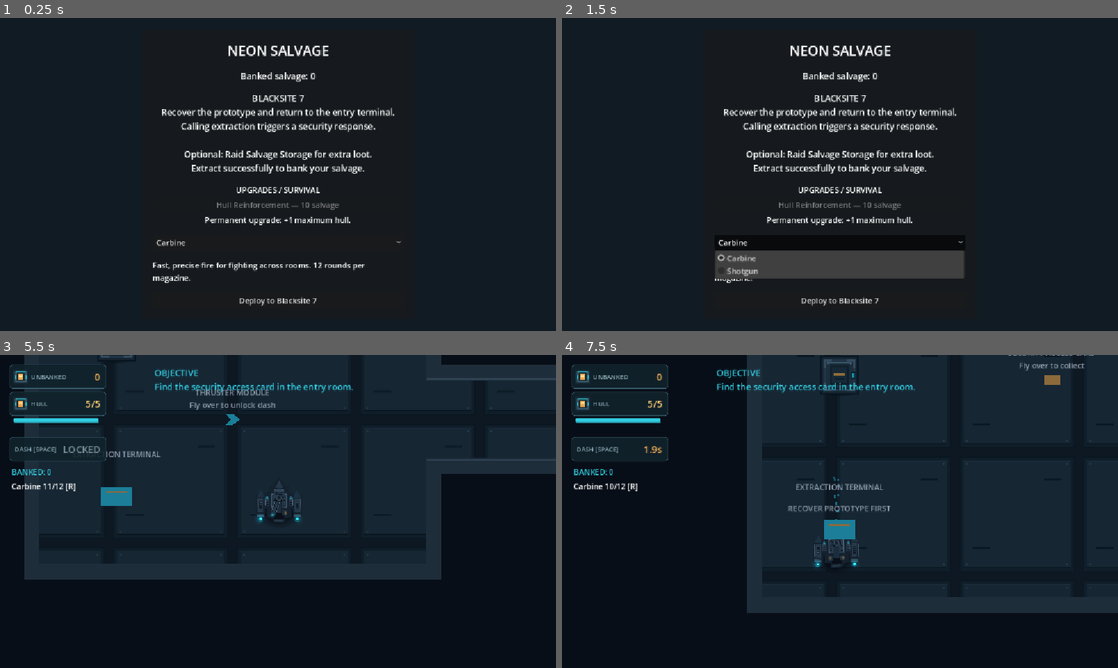
Above: before the commit, frames 1-4 (two rows, left to right).
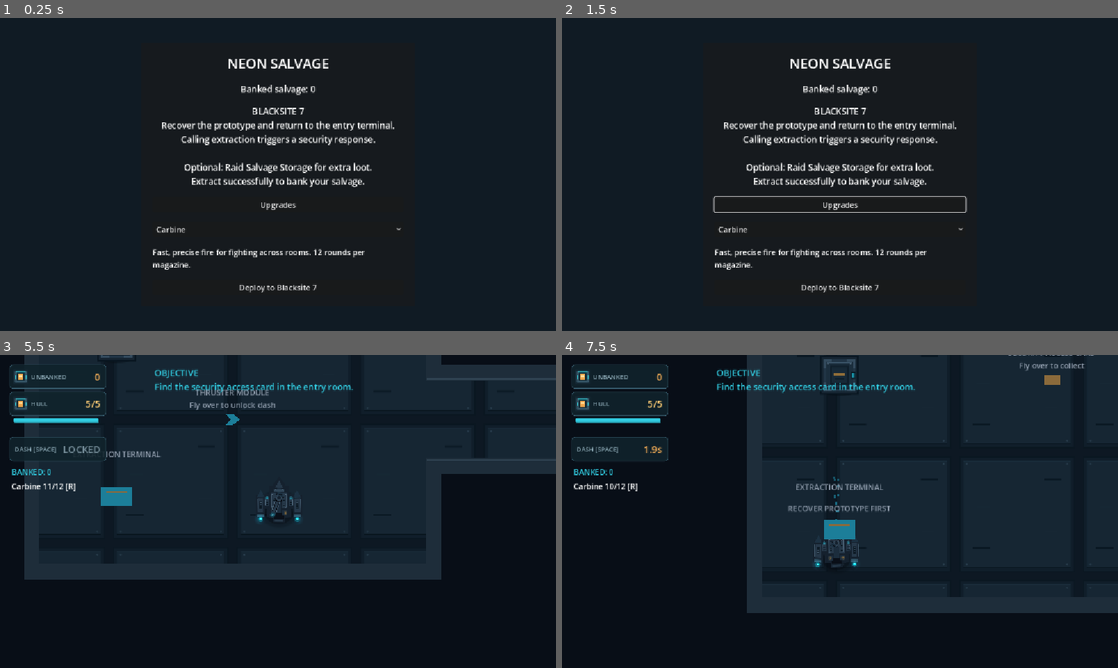
Above: after the commit, the same moments.

Repository: lolalolabob123/NeonSalvage-Godot
Game: Godot game, scene res://scenes/ui/PreperationScreen.tscn
The game is run twice, just before and just after one commit, with the same random seed, the same clock (stepped at 60 frames per second) and the same inputs.
Inputs (mouse positions are in pixels of both pictures, inside the frame that each line leads up to):
- Up to frame 1 (0.25 s): no input
- Up to frame 2 (1.5 s): click (840, 205) at 0.5 s, where only the run after the commit has a clickable "Upgrades"; click (840, 233) at 1.25 s, where only the run after the commit has a clickable "Back to Preparation"
- Up to frame 3 (5.5 s): click "Deploy to Blacksite 7" at 2 s; tap Enter at 2.75 s; move the mouse to (400, 495) at 2.77 s; hold D (move_right) 2.78-3.53 s; tap Space (dash) at 2.85, 5.1 s; move the mouse to (166, 527) at 3.52 s; hold S (move_down) 3.53-4.28 s; click (166, 527) at 3.6 s; move the mouse to (333, 442) at 4.27 s; hold D (move_right) 4.28-5.03 s; hold E (interact) 4.28-5.03 s; move the mouse to (250, 574) at 5.02 s; hold W (move_up) from 5.03 s (still down)
- Up to frame 4 (7.5 s): move the mouse to (1006, 558) at 5.77 s; release W (move_up) at 5.78 s; hold A (move_left) 5.78-7.28 s; click (1006, 558) at 5.85 s; move the mouse to (673, 464) at 6.52 s; tap E (interact) at 6.6 s; move the mouse to (867, 511) at 7.27 s; hold S (move_down) from 7.28 s (still down); tap Space (dash) at 7.35 s

The runs differ from the first frame. In frame 1, 6.9% of the frame differs, in the area x 27-73%, y 8-92%; in frame 2, 10%; in frame 3, less than 0.1%; in frame 4, less than 0.1%.

Commit message:
Started building the skill tree

Diff:
--- a/neon-salvage/scenes/ui/PreperationScreen.tscn
+++ b/neon-salvage/scenes/ui/PreperationScreen.tscn
@@ -2,6 +2,7 @@
 
 [ext_resource type="Script" uid="uid://or6hof2aipoc" path="res://scripts/ui/preperation_screen.gd" id="1_e7rqc"]
 [ext_resource type="PackedScene" uid="uid://clvv1eri84hdl" path="res://scenes/levels/Blacksite7_VisualTest.tscn" id="2_jcvlb"]
+[ext_resource type="PackedScene" uid="uid://dwgv2sqfh0rra" path="res://scenes/ui/SkillNode.tscn" id="3_ymwfk"]
 
 [node name="PreperationScreen" type="Control" unique_id=351789938]
 layout_mode = 3
@@ -71,20 +72,9 @@
 horizontal_alignment = 1
 autowrap_mode = 3
 
-[node name="SkillTree" type="VBoxContainer" parent="Center/Panel/Margin/Content" unique_id=1305558613]
+[node name="UpgradesButton" type="Button" parent="Center/Panel/Margin/Content" unique_id=1865597188]
 layout_mode = 2
-
-[node name="Label" type="Label" parent="Center/Panel/Margin/Content/SkillTree" unique_id=229876156]
-layout_mode = 2
-text = "UPGRADES / SURVIVAL"
-horizontal_alignment = 1
-
-[node name="HullUpgradeButton" type="Button" parent="Center/Panel/Margin/Content/SkillTree" unique_id=551257756]
-layout_mode = 2
-
-[node name="UpgradeStatus" type="Label" parent="Center/Panel/Margin/Content/SkillTree" unique_id=1637880845]
-layout_mode = 2
-horizontal_alignment = 1
+text = "Upgrades"
 
 [node name="PrimaryWeaponSelector" type="OptionButton" parent="Center/Panel/Margin/Content" unique_id=1764344887]
 layout_mode = 2
@@ -96,3 +86,59 @@
 [node name="DeployButton" type="Button" parent="Center/Panel/Margin/Content" unique_id=421703672]
 layout_mode = 2
 text = "Deploy to Blacksite 7"
+
+[node name="UpgradesView" type="CenterContainer" parent="." unique_id=879329405]
+visible = false
+layout_mode = 1
+anchors_preset = 15
+anchor_right = 1.0
+anchor_bottom = 1.0
+grow_horizontal = 2
+grow_vertical = 2
+
+[node name="Panel" type="PanelContainer" parent="UpgradesView" unique_id=1738764558]
+layout_mode = 2
+
+[node name="Margin" type="MarginContainer" parent="UpgradesView/Panel" unique_id=1394566765]
+custom_minimum_size = Vector2(24, 24)
+layout_mode = 2
+
+[node name="Content" type="VBoxContainer" parent="UpgradesView/Panel/Margin" unique_id=924940289]
+custom_minimum_size = Vector2(520, 0)
+layout_mode = 2
+
+[node name="UpgradesBankedLabel" type="Label" parent="UpgradesView/Panel/Margin/Content" unique_id=221573161]
+layout_mode = 2
+horizontal_alignment = 1
+
+[node name="SkillTree" type="VBoxContainer" parent="UpgradesView/Panel/Margin/Content" unique_id=1305558613]
+layout_mode = 2
+
+[node name="Label" type="Label" parent="UpgradesView/Panel/Margin/Content/SkillTree" unique_id=229876156]
+layout_mode = 2
+text = "UPGRADES / SURVIVAL"
+horizontal_alignment = 1
+
+[node name="HullRankOne" parent="UpgradesView/Panel/Margin/Content/SkillTree" unique_id=992058283 instance=ExtResource("3_ymwfk")]
+layout_mode = 2
+skill_id = &"hull_reinforcement"
+effect_description = "	+1 maximum hull on every deployment."
+
+[node name="RankConnector" type="ColorRect" parent="UpgradesView/Panel/Margin/Content/SkillTree" unique_id=712247276]
+custom_minimum_size = Vector2(2, 16)
+layout_mode = 2
+size_flags_horizontal = 4
+color = Color(0.24705882, 0.4117647, 0.47843137, 1)
+
+[node name="HullRankTwo" parent="UpgradesView/Panel/Margin/Content/SkillTree" unique_id=1439244773 instance=ExtResource("3_ymwfk")]
+layout_mode = 2
+skill_id = &"hull_reinforcement_ii"
+effect_description = "	+1 additional maximum hull on every deployment."
+
+[node name="UpgradeStatus" type="Label" parent="UpgradesView/Panel/Margin/Content/SkillTree" unique_id=1637880845]
+layout_mode = 2
+horizontal_alignment = 1
+
+[node name="BackButton" type="Button" parent="UpgradesView/Panel/Margin/Content" unique_id=1950199840]
+layout_mode = 2
+text = "Back to Preparation"
--- /dev/null
+++ b/neon-salvage/scenes/ui/SkillNode.tscn
@@ -0,0 +1,19 @@
+[gd_scene format=3 uid="uid://dwgv2sqfh0rra"]
+
+[ext_resource type="Script" uid="uid://8d0wacfbj4kg" path="res://scripts/ui/skill_node.gd" id="1_il5tn"]
+
+[node name="SkillNode" type="VBoxContainer" unique_id=992058283]
+custom_minimum_size = Vector2(340, 32)
+offset_right = 340.0
+offset_bottom = 62.0
+size_flags_horizontal = 4
+script = ExtResource("1_il5tn")
+
+[node name="NameLabel" type="Label" parent="." unique_id=256940048]
+layout_mode = 2
+
+[node name="EffectLabel" type="Label" parent="." unique_id=465865353]
+layout_mode = 2
+
+[node name="PurchaseButton" type="Button" parent="." unique_id=1692160332]
+layout_mode = 2
--- a/neon-salvage/scripts/player/player_drone.gd
+++ b/neon-salvage/scripts/player/player_drone.gd
@@ -350,5 +350,8 @@
 	if ProgressStore.hull_reinforced:
 		max_health += 1
 
+	if ProgressStore.has_skill(ProgressStore.HULL_REINFORCEMENT_II_ID):
+		max_health += 1
+
 	current_health = max_health
 	health_changed.emit(current_health, max_health)
--- a/neon-salvage/scripts/progress_store.gd
+++ b/neon-salvage/scripts/progress_store.gd
@@ -5,11 +5,20 @@
 const SAVE_PATH: String = "user://neon_salvage_progress.cfg"
 const HULL_REINFORCEMENT_COST: int = 10
 const HULL_REINFORCEMENT_ID: StringName = &"hull_reinforcement"
+const HULL_REINFORCEMENT_II_ID: StringName = &"hull_reinforcement_ii"
 
 const SKILLS := {
 	HULL_REINFORCEMENT_ID: {
+		"display_name": "Hull reinforcement 1",
 		"cost": HULL_REINFORCEMENT_COST,
 		"prerequisites": [],
+		"save_key": "hull_reinforced",
+	},
+	HULL_REINFORCEMENT_II_ID: {
+		"display_name": "Hull Reinforcement 2",
+		"cost": 20,
+		"prerequisites": [HULL_REINFORCEMENT_ID],
+		"save_key": "hull_reinforcement_ii",
 	},
 }
 
@@ -78,29 +87,16 @@
 	return true
 
 func purchase_hull_reinforcement() -> bool:
-	if not can_purchase_skill(HULL_REINFORCEMENT_ID):
+	return purchase_skill(HULL_REINFORCEMENT_ID)
+
+func has_skill(skill_id: StringName) -> bool:
+	var skill: Dictionary = SKILLS.get(skill_id, {})
+	if skill.is_empty():
 		return false
 
-	var new_total: int = banked_salvage - HULL_REINFORCEMENT_COST
-
-	save_data.set_value("progress", "banked_salvage", new_total)
-	save_data.set_value("upgrades", "hull_reinforced", true)
-
-	var error := save_data.save(SAVE_PATH)
-
-	if error != OK:
-		save_data.set_value("progress", "banked_salvage", banked_salvage)
-		save_data.set_value("upgrades", "hull_reinforced", false)
-		push_error("Could not save hull upgrade: %s" % error_string(error))
-		return false
-
-	banked_salvage = new_total
-	hull_reinforced = true
-	banked_salvage_changed.emit(banked_salvage)
-	return true
-
-func has_skill(skill_id: StringName) -> bool:
-	return skill_id == HULL_REINFORCEMENT_ID and hull_reinforced
+	var save_key: String = skill["save_key"]
+	var owned: Variant = save_data.get_value("upgrades", save_key, false)
+	return typeof(owned) == TYPE_BOOL and bool(owned)
 
 func get_skill_cost(skill_id: StringName) -> int:
 	var skill: Dictionary = SKILLS.get(skill_id, {})
@@ -120,8 +116,27 @@
 	return true
 
 func purchase_skill(skill_id: StringName) -> bool:
-	match skill_id:
-		HULL_REINFORCEMENT_ID:
-			return purchase_hull_reinforcement()
-		_:
-			return false
+	if not can_purchase_skill(skill_id):
+		return false
+
+	var skill: Dictionary = SKILLS[skill_id]
+	var save_key: String = skill["save_key"]
+	var new_total := banked_salvage - get_skill_cost(skill_id)
+	var previous_ownership: Variant = save_data.get_value(
+		"upgrades", save_key, false
+	)
+
+	save_data.set_value("progress", "banked_salvage", new_total)
+	save_data.set_value("upgrades", save_key, true)
+
+	var error := save_data.save(SAVE_PATH)
+	if error != OK:
+		save_data.set_value("progress", "banked_salvage", banked_salvage)
+		save_data.set_value("upgrades", save_key, previous_ownership)
+		push_error("Could not save skill purchase: %s" % error_string(error))
+		return false
+
+	banked_salvage = new_total
+	hull_reinforced = has_skill(HULL_REINFORCEMENT_ID)
+	banked_salvage_changed.emit(banked_salvage)
+	return true
--- a/neon-salvage/scripts/ui/preperation_screen.gd
+++ b/neon-salvage/scripts/ui/preperation_screen.gd
@@ -5,22 +5,28 @@
 
 @export var mission_scene: PackedScene
 
+@onready var preparation_view: CenterContainer = $Center
+@onready var upgrades_view: CenterContainer = $UpgradesView
+
 @onready var banked_label: Label = $Center/Panel/Margin/Content/BankedLabel
 @onready var deploy_button: Button = $Center/Panel/Margin/Content/DeployButton
-@onready var hull_upgrade_button: Button = $Center/Panel/Margin/Content/SkillTree/HullUpgradeButton
-@onready var upgrade_status: Label = $Center/Panel/Margin/Content/SkillTree/UpgradeStatus
+@onready var upgrades_button: Button = $Center/Panel/Margin/Content/UpgradesButton
 @onready var primary_weapon_selector: OptionButton = $Center/Panel/Margin/Content/PrimaryWeaponSelector
 @onready var weapon_description: Label = $Center/Panel/Margin/Content/WeaponDescription
 
+@onready var upgrades_banked_label: Label = $UpgradesView/Panel/Margin/Content/UpgradesBankedLabel
+@onready var upgrade_status: Label = $UpgradesView/Panel/Margin/Content/SkillTree/UpgradeStatus
+@onready var back_button: Button = $UpgradesView/Panel/Margin/Content/BackButton
+
+
 func _ready() -> void:
+	upgrades_view.hide()
 	_update_bank_balance(ProgressStore.banked_salvage)
-
-	ProgressStore.banked_salvage_changed.connect(
-		_update_bank_balance
-	)
+	ProgressStore.banked_salvage_changed.connect(_update_bank_balance)
 
 	deploy_button.pressed.connect(_deploy)
-	hull_upgrade_button.pressed.connect(_purchase_hull_upgrade)
+	upgrades_button.pressed.connect(_open_upgrades)
+	back_button.pressed.connect(_close_upgrades)
 
 	primary_weapon_selector.clear()
 	primary_weapon_selector.add_item(CARBINE.display_name)
@@ -34,13 +40,24 @@
 	primary_weapon_selector.item_selected.connect(_update_weapon_description)
 	_update_weapon_description(primary_weapon_selector.selected)
 
+
 func _update_bank_balance(total: int) -> void:
 	banked_label.text = "Banked salvage: %d" % total
-	_update_hull_upgrade_button()
+	upgrades_banked_label.text = banked_label.text
+
+	var hull_bonus := 0
+	if ProgressStore.has_skill(ProgressStore.HULL_REINFORCEMENT_ID):
+		hull_bonus += 1
+	if ProgressStore.has_skill(ProgressStore.HULL_REINFORCEMENT_II_ID):
+		hull_bonus += 1
+
+	upgrade_status.visible = hull_bonus > 0
+	upgrade_status.text = "Total bonus: +%d maximum hull." % hull_bonus
+
 
 func _deploy() -> void:
 	if mission_scene == null:
-		push_error("PreperationScene needs its Mission Scene assigned.")
+		push_error("Preparation screen needs its Mission Scene assigned.")
 		return
 
 	if primary_weapon_selector.selected == 1:
@@ -52,30 +69,10 @@
 	get_tree().paused = false
 
 	var error := get_tree().change_scene_to_packed(mission_scene)
-
 	if error != OK:
 		deploy_button.disabled = false
 		push_error("Could not deploy: %s" % error_string(error))
 
-func _update_hull_upgrade_button() -> void:
-	var skill_id := ProgressStore.HULL_REINFORCEMENT_ID
-
-	if ProgressStore.has_skill(skill_id):
-		hull_upgrade_button.text = "Hull Reinforcement installed"
-		hull_upgrade_button.disabled = true
-		upgrade_status.text = "+1 maximum hull on every deployment."
-	else:
-		hull_upgrade_button.text = "Hull Reinforcement — %d salvage" % (
-			ProgressStore.get_skill_cost(skill_id)
-		)
-		hull_upgrade_button.disabled = not ProgressStore.can_purchase_skill(skill_id)
-		upgrade_status.text = "Permanent upgrade: +1 maximum hull."
-
-func _purchase_hull_upgrade() -> void:
-	if ProgressStore.purchase_skill(ProgressStore.HULL_REINFORCEMENT_ID):
-		_update_hull_upgrade_button()
-	else:
-		upgrade_status.text = "Purchase could not be completed."
 
 func _update_weapon_description(index: int) -> void:
 	match index:
@@ -91,3 +88,15 @@
 			)
 		_:
 			weapon_description.text = ""
+
+
+func _open_upgrades() -> void:
+	preparation_view.hide()
+	upgrades_view.show()
+	back_button.grab_focus()
+
+
+func _close_upgrades() -> void:
+	upgrades_view.hide()
+	preparation_view.show()
+	upgrades_button.grab_focus()
--- /dev/null
+++ b/neon-salvage/scripts/ui/skill_node.gd
@@ -0,0 +1,44 @@
+extends VBoxContainer
+
+@export var skill_id: StringName
+@export_multiline var effect_description: String
+
+@onready var name_label: Label = $NameLabel
+@onready var effect_label: Label = $EffectLabel
+@onready var purchase_button: Button = $PurchaseButton
+
+func _ready() -> void:
+	effect_label.text = effect_description
+	purchase_button.pressed.connect(_purchase)
+	ProgressStore.banked_salvage_changed.connect(_on_balance_changed)
+	_refresh()
+
+func _on_balance_changed(_total: int) -> void:
+	_refresh()
+
+func _refresh() -> void:
+	var skill: Dictionary = ProgressStore.SKILLS.get(skill_id, {})
+	if skill.is_empty():
+		name_label.text = "Unknown skill"
+		purchase_button.disabled = true
+		return
+
+	name_label.text = skill["display_name"]
+	purchase_button.disabled = not ProgressStore.can_purchase_skill(skill_id)
+
+	if ProgressStore.has_skill(skill_id):
+		purchase_button.text = "Installed"
+		return
+
+	for prerequisite_id in skill["prerequisites"]:
+		if not ProgressStore.has_skill(prerequisite_id):
+			var prerequisite: Dictionary = ProgressStore.SKILLS[prerequisite_id]
+			purchase_button.text = "Requires %s" % prerequisite["display_name"]
+			return
+
+	purchase_button.text = "%d salvage" % ProgressStore.get_skill_cost(skill_id)
+
+func _purchase() -> void:
+	if not ProgressStore.purchase_skill(skill_id):
+		_refresh()
+		purchase_button.text = "Purchase failed. Try again."
Not shown, added: neon-salvage/scripts/ui/skill_node.gd.uid
